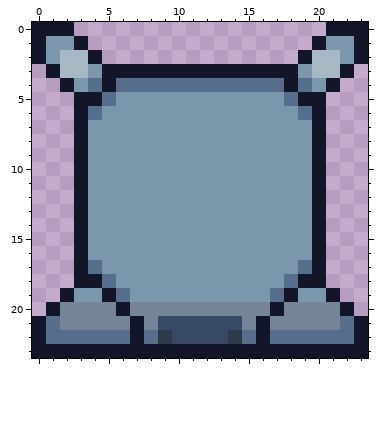
A pixel-art sprite gets an edit: Graphics/Atlases/Gameplay/objects/CommunalHelper/stationBlock/blocks/block_button.png. The picture above was drawn from the file before the commit.
The file is 24x24 pixels.
After:
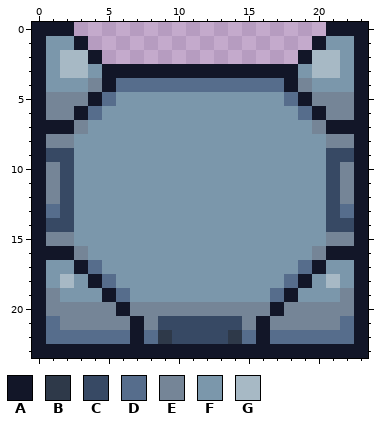
Palette (. is transparent): A #121628  B #2e3949  C #374964  D #566d8c  E #758597  F #7b97ab  G #a7b9c5
Commit: Added and implemented allowWavedash attribute to StationBlock
Diff:
y 3: x 0..1 .A -> AF; x 22..23 A. -> FA
y 4: x 0..2 ..A -> AFF; x 4 D -> E; x 19 D -> E; x 21..23 A.. -> FFA
y 5: x 0..3 ...A -> AEEE; x 20..23 A... -> EEEA
y 6: x 0..2 ... -> AEE; x 21..23 ... -> EEA
y 7: x 0..3 ...A -> AAAE; x 20..23 A... -> EAAA
y 8: x 0..3 ...A -> AEEF; x 20..23 A... -> FEEA
y 9: x 0..3 ...A -> ACCF; x 20..23 A... -> FCCA
y 10..12: x 0..3 ...A -> AECF; x 20..23 A... -> FCEA
y 13: x 0..3 ...A -> ADCF; x 20..23 A... -> FCDA
y 14: x 0..3 ...A -> ACCF; x 20..23 A... -> FCCA
y 15: x 0..3 ...A -> AEEF; x 20..23 A... -> FEEA
y 16: x 0..3 ...A -> AAAE; x 20..23 A... -> EAAA
y 17: x 0..2 ... -> AFF; x 21..23 ... -> FFA
y 18: x 0..3 ...A -> AFGF; x 20..23 A... -> FGFA
y 19: x 0..2 ..A -> AEF; x 21..23 A.. -> FEA
y 20: x 0..1 .A -> AE; x 22..23 A. -> EA
Boxes around the changes in both pictures, in picture pixels (x1, y1, x2, y2):
changed: (32, 64, 102, 316)
changed: (298, 64, 368, 316)
